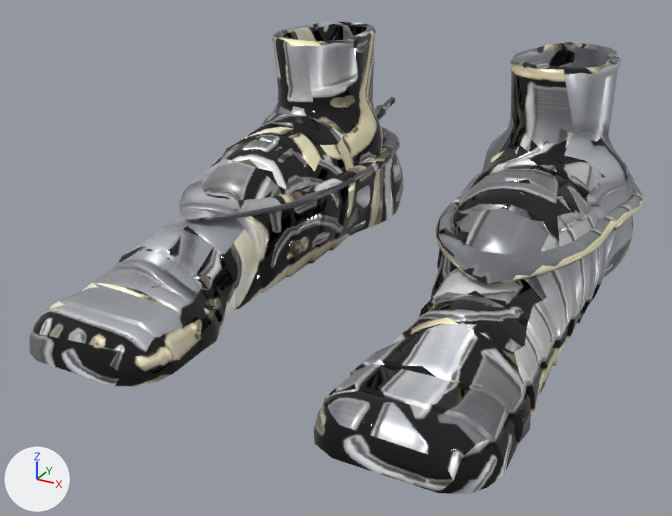
One commit to the glTF model game/assets/armor/templar_crusader_feet_female.gltf: the scene before it, then after it.
Camera for both pictures: a 50 mm lens placed at (0.233, -0.546, 0.267), pointed at (-0.018, -0.09, 0.039). The axes (+X, +Y, +Z) are drawn at lower left. The lights are the same throughout. The first picture is the older version. Vertices at exactly the same position are counted once.

Script lines for the objects in view, before the commit:
```python
me_sabaton_l = bpy.data.meshes.new('sabaton_l')
me_sabaton_l.from_pydata(...)  # 3000 vertices, 6000 faces; spans x -0.139..0.139, y -0.242..0.128, z 0.017..0.153
me_sabaton_l.materials.append(mat_templar_crusader_feet_female_baked)
ob_templar_crusader_feet_female = bpy.data.objects.new('templar_crusader_feet_female', me_sabaton_l)
ob_templar_crusader_feet_female.location = (0.0, 0.0, 0.0)
```
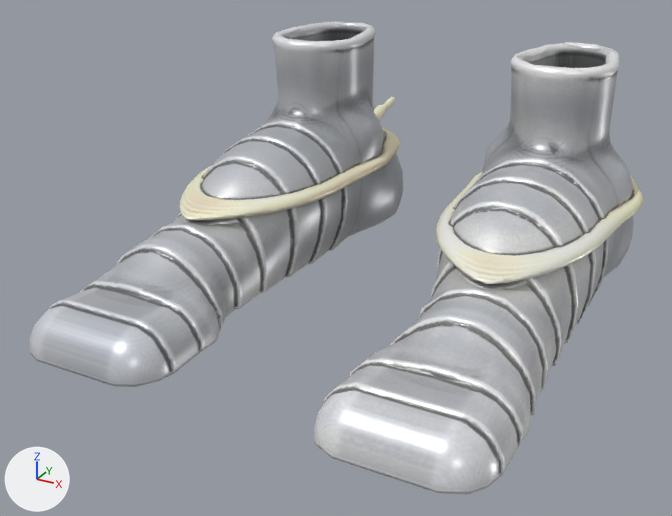
Scene script edits in JSON lines:
```json
{"block": "me_sabaton_l", "where": "me_sabaton_l.from_pydata(...)  # 3000 vertices, 6000 faces; spans x -0.139..0.139, y -0.242..0.128, z 0.017..0.153"}
{"block": "me_sabaton_l", "where": "# used by ob_templar_crusader_feet_female; location = (0.0, 0.0, 0.0)"}
{"block": "me_sabaton_l", "change": "me_sabaton_l part 1: 91 vertices moved from x -0.136..-0.037, y -0.097..0.081, z 0.017..0.15 to x -0.136..-0.038, y -0.095..0.083, z 0.02..0.15; 401 vertices removed from x -0.139..-0.033, y -0.114..0.089, z 0.017..0.149; 402 vertices added at x -0.139..-0.033, y -0.114..0.095, z 0.017..0.15"}
{"block": "me_sabaton_l", "change": "me_sabaton_l part 2: 78 vertices moved from x 0.035..0.136, y -0.092..0.077, z 0.017..0.147 to x 0.034..0.136, y -0.09..0.075, z 0.017..0.147; 407 vertices removed from x 0.033..0.137, y -0.121..0.106, z 0.017..0.151; 408 vertices added at x 0.033..0.137, y -0.124..0.117, z 0.017..0.152"}
{"block": "me_sabaton_l", "change": "me_sabaton_l part 3: 7 vertices moved from x -0.125..-0.064, y -0.233..-0.199, z 0.026..0.041 to x -0.123..-0.064, y -0.234..-0.199, z 0.025..0.04; 28 vertices removed from x -0.135..-0.044, y -0.242..-0.158, z 0.017..0.055; 27 vertices added at x -0.136..-0.045, y -0.242..-0.157, z 0.017..0.057"}
{"block": "me_sabaton_l", "change": "me_sabaton_l part 4: 4 vertices moved from x 0.052..0.058, y -0.227..-0.193, z 0.023..0.033 to x 0.052..0.059, y -0.225..-0.193, z 0.024..0.033; 25 vertices removed from x 0.055..0.134, y -0.242..-0.193, z 0.017..0.038; 24 vertices added at x 0.055..0.135, y -0.242..-0.193, z 0.017..0.038"}
{"block": "me_sabaton_l", "change": "me_sabaton_l part 5: 3171 kept faces spanning x -0.139..0.139, y -0.242..0.128, z 0.017..0.153 get new texture (UV) coordinates"}
```

Pixel boxes (x1, y1, x2, y2) of what changed, in the pictures (672 x 516 px; the box of a moved part takes in the faces that stretch with it):
```json
{"part": 1, "of": "me_sabaton_l", "change": "moved or reshaped", "before": [184, 31, 404, 263], "after": [184, 31, 403, 263]}
{"part": 2, "of": "me_sabaton_l", "change": "moved or reshaped", "before": [436, 44, 643, 323], "after": [436, 44, 643, 323]}
{"part": 3, "of": "me_sabaton_l", "change": "moved or reshaped", "before": [30, 238, 213, 378], "after": [30, 238, 213, 386]}
{"part": 4, "of": "me_sabaton_l", "change": "moved or reshaped", "before": [333, 392, 522, 493], "after": [333, 392, 523, 493]}
{"part": 5, "of": "me_sabaton_l", "change": "surface changed", "before": [29, 21, 643, 494], "after": [29, 21, 643, 494]}
```
